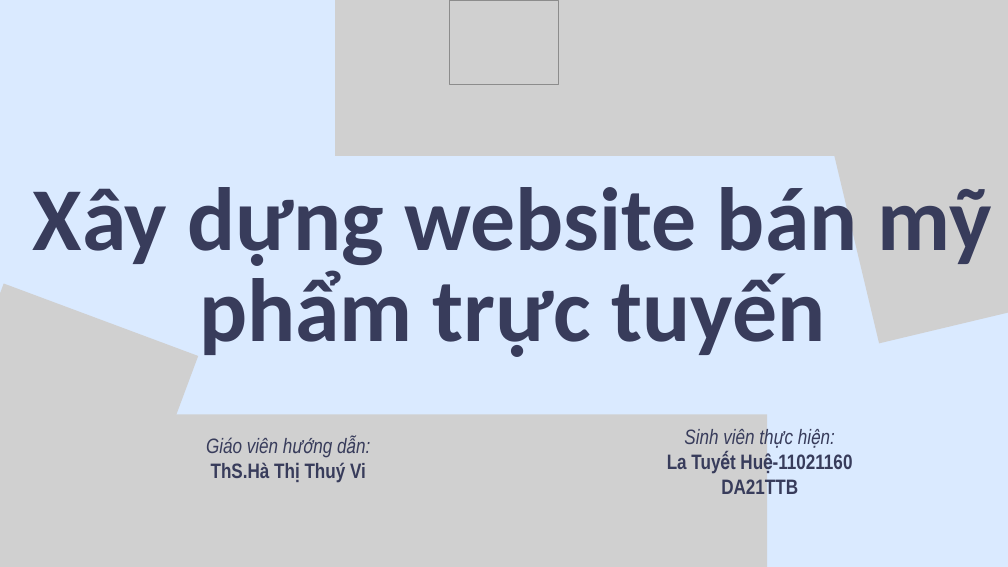
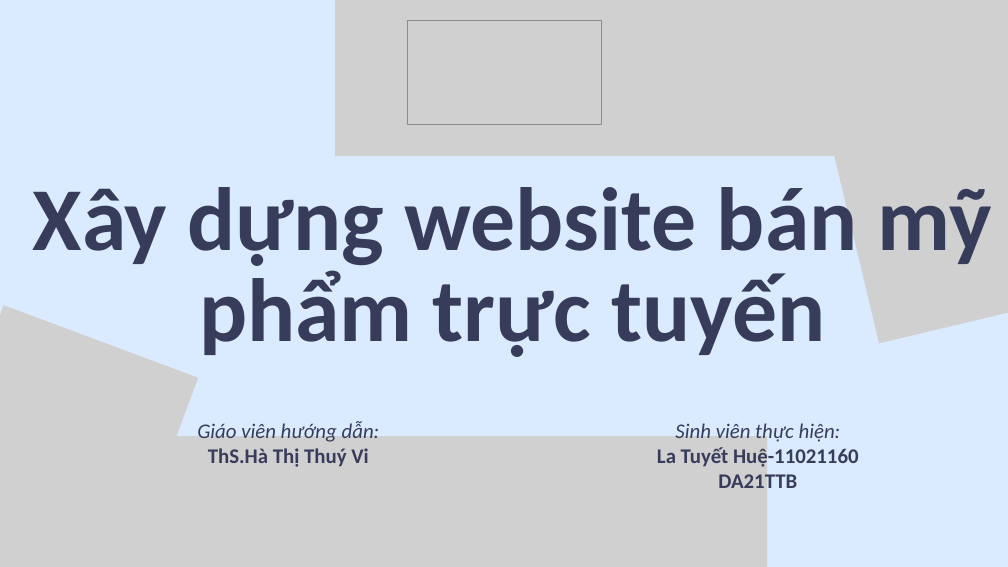
Before and after one commit to tuyethuetv/cn-da21ttb-latuyethue-xaydungwebsitebanmypham, a slide deck: slide 1 of thesis/abs/pwp.pptx. Drawn at 1008x567 pixels with LibreOffice and Linux fonts; fonts in the diff are those of the drawing; grey boxes stand for pictures. Boxes give left, top, right and bottom in pixels: in the first picture for what was removed or moved away, otherwise in the second. Text is boxed around its words. In the diff, an @@ line names an element or a change of style, - is before the commit and + after.

```diff
--- a/thesis/abs/pwp.pptx
+++ b/thesis/abs/pwp.pptx
@@ picture added at (x1=407, y1=20, x2=601, y2=124) @@
@@ picture removed at (x1=450, y1=1, x2=559, y2=85) @@
@@ picture resized from (x1=0, y1=283, x2=198, y2=567) to (x1=0, y1=306, x2=198, y2=567) @@
@@ text "Giáo viên hướng dẫn:" at (x1=197, y1=421, x2=380, y2=467): font Arial Narrow to Calibri @@
@@ text "Giáo viên hướng dẫn:" moved from (x1=206, y1=437, x2=366, y2=483) to (x1=197, y1=421, x2=380, y2=467) @@
@@ text "Sinh viên thực hiện:" at (x1=657, y1=421, x2=859, y2=494): font Arial Narrow to Calibri @@
@@ picture resized from (x1=0, y1=414, x2=767, y2=567) to (x1=0, y1=436, x2=767, y2=567) @@
```
Also in this commit, not shown: 10 other slides changed, 1 other file.
